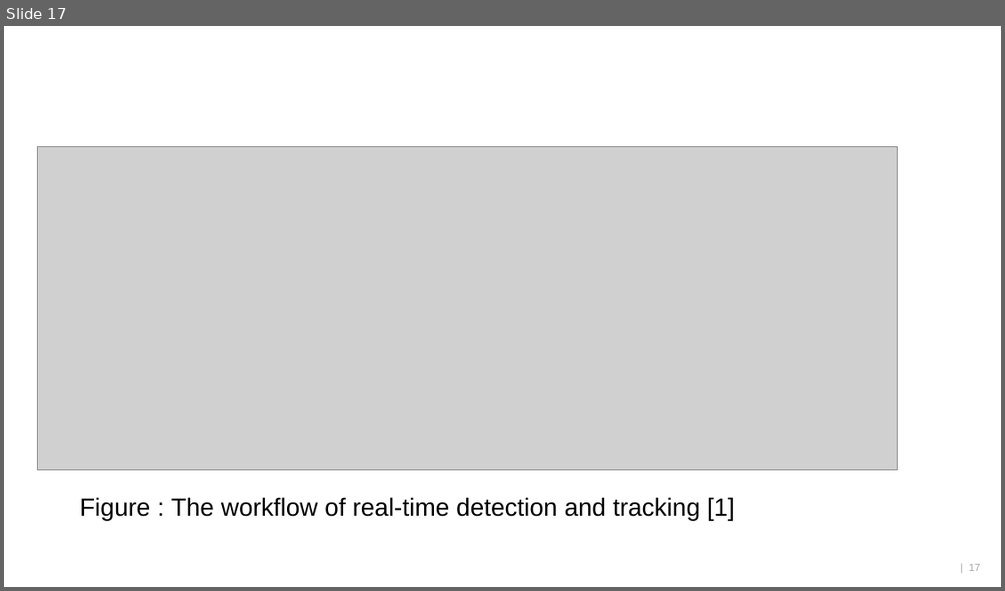
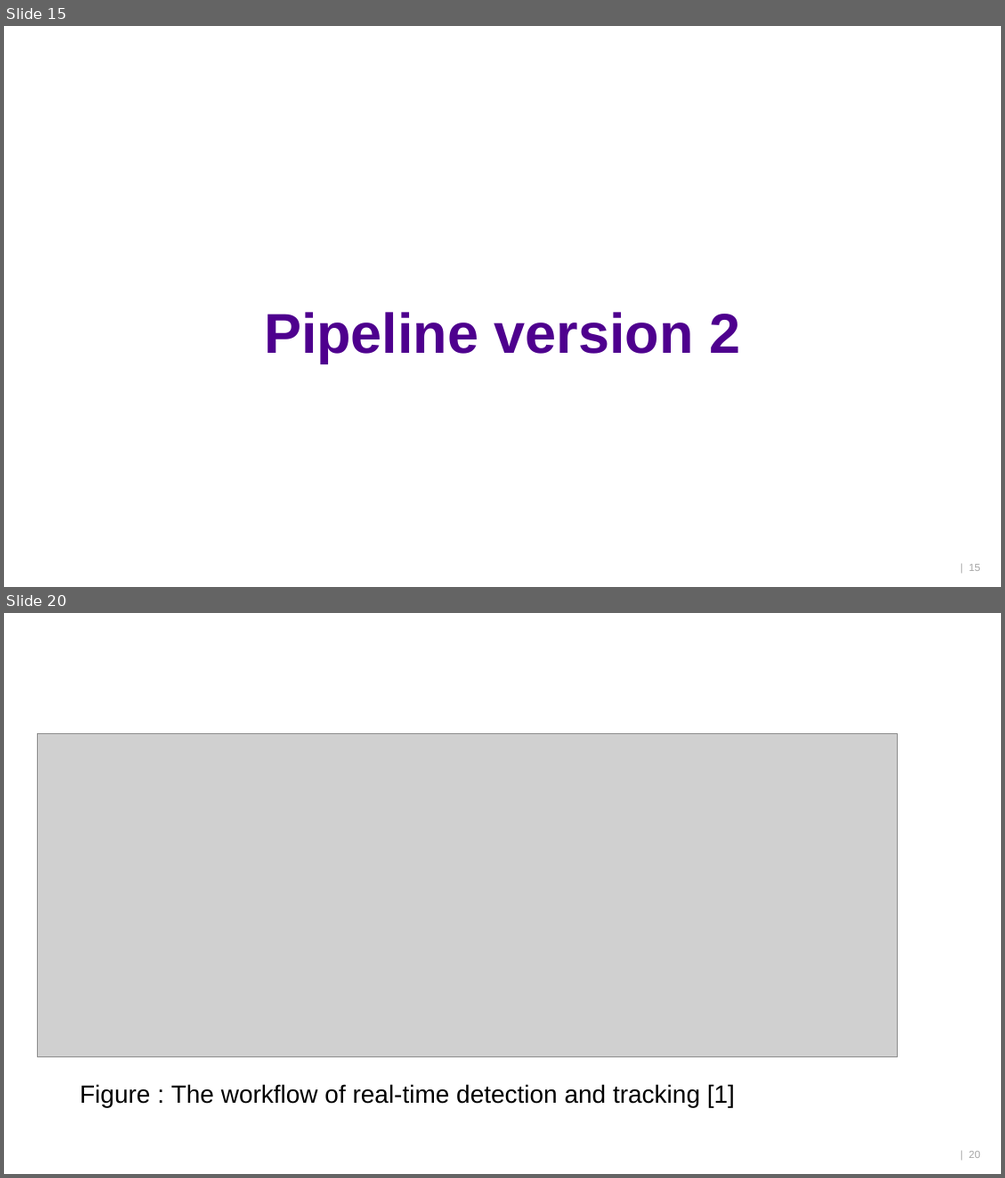
Before and after one commit to ktlhtn/AutoSTAnnot, a slide deck: Power point files/Final presentation.pptx. Shown one above the other, each under a label of ours: slide 17 before the commit, slides 15 and 20 after it; the slides between them are not shown. The pictures are 1005x591 and 1005x1178 pixels, drawn with LibreOffice and Linux fonts; fonts in the diff are those of the drawing; grey boxes stand for pictures; background and template pictures are left out. Boxes give left, top, right and bottom in pixels: in the first picture for what was removed or moved away, otherwise in the second. Text is boxed around its words. In the diff, an @@ line names an element or a change of style, - is before the commit and + after.

```diff
--- a/Power point files/Final presentation.pptx
+++ b/Power point files/Final presentation.pptx
@@ slide 15 added at <box>4,26,1001,587</box>, background #FFFFFF @@
@@ title added at <box>264,312,740,363</box>, 54 pt, text #4E008E, bold @@
+Pipeline version 2
@@ page number added at <box>969,564,980,571</box>, 10 pt, text #A6A6A6 @@
+| 15
@@ what was slide 17 is now slide 20 @@
@@ page number at <box>969,1151,980,1158</box>: text changed @@
-| 17
+| 20
```
Also in this commit, not shown: 1 slide changed, 9 other slides added, 7 slides removed.
